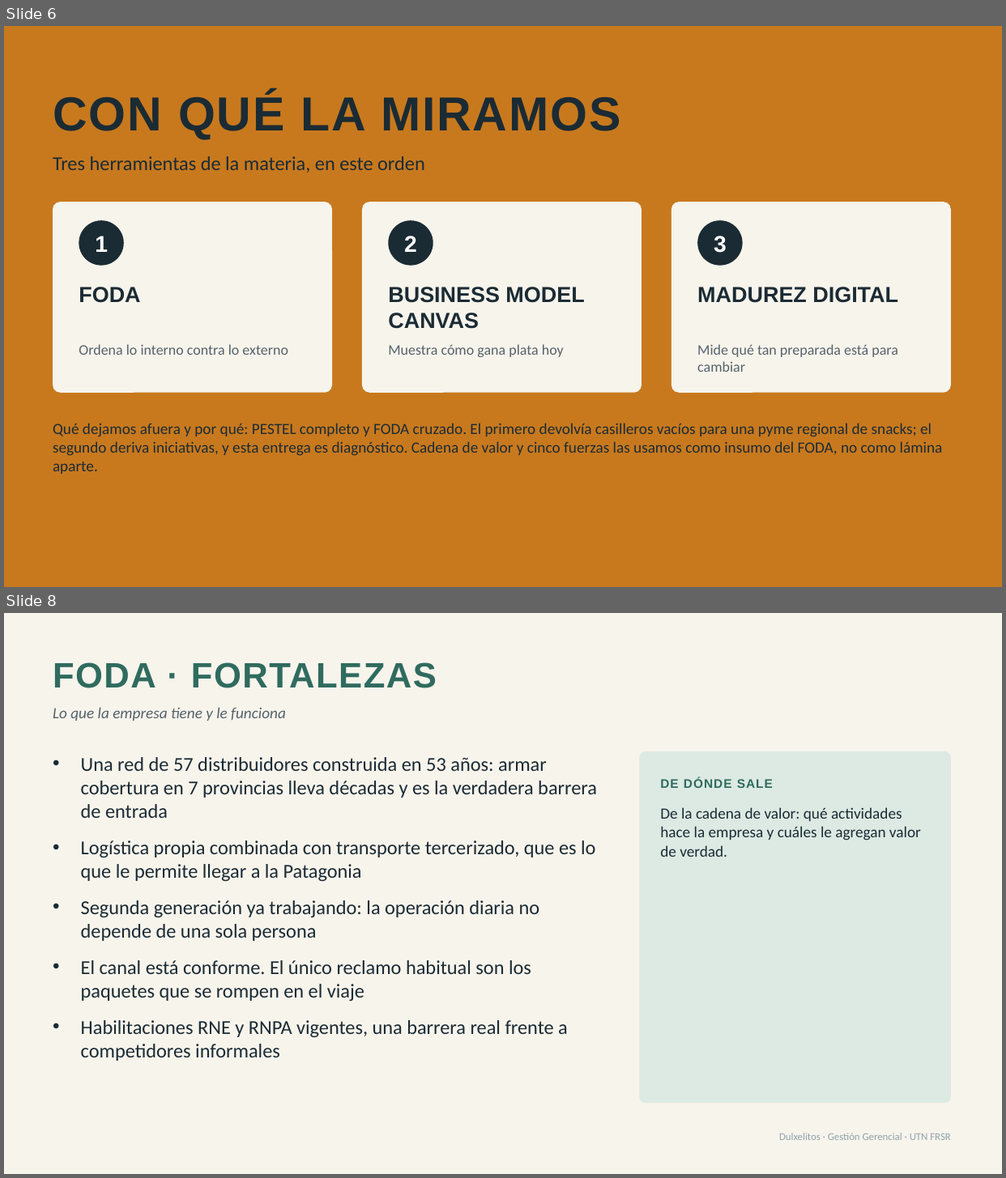
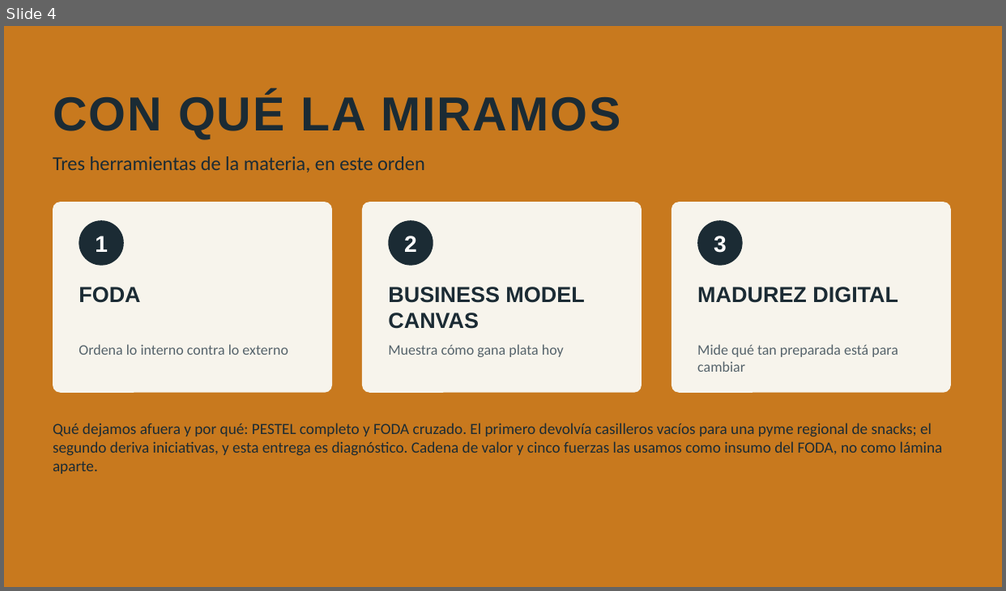
Before and after one commit to emisorato1/gestion-gerencial-2026, a slide deck: Material Campus/Proyecto Final/Proyecto/Entrega/Presentación TP Final Parte 1 - Dulxelitos.pptx. Shown one above the other, each under a label of ours: slides 6 and 8 before the commit, slide 4 after it; the slides between them are not shown. The pictures are 1006x1178 and 1006x591 pixels, drawn with LibreOffice and Linux fonts; fonts in the diff are those of the drawing. Boxes give left, top, right and bottom in pixels: in the first picture for what was removed or moved away, otherwise in the second. Text is boxed around its words. In the diff, an @@ line names an element or a change of style, - is before the commit and + after.

```diff
--- a/Material Campus/Proyecto Final/Proyecto/Entrega/Presentación TP Final Parte 1 - Dulxelitos.pptx
+++ b/Material Campus/Proyecto Final/Proyecto/Entrega/Presentación TP Final Parte 1 - Dulxelitos.pptx
@@ slide 8 removed at (4,613,1002,1174), background #F7F4EC @@
@@ text removed at (53,662,437,688) @@
-FODA · FORTALEZAS
@@ text removed at (53,707,286,721) @@
-Lo que la empresa tiene y le funciona
@@ text removed at (81,757,597,1061) @@
-• Una red de 57 distribuidores construida en 53 años: armar cobertura en 7 provincias lleva décadas y es la verdadera barrera de entrada
-• Logística propia combinada con transporte tercerizado, que es lo que le permite llegar a la Patagonia
-• Segunda generación ya trabajando: la operación diaria no depende de una sola persona
-• El canal está conforme. El único reclamo habitual son los paquetes que se rompen en el viaje
-• Habilitaciones RNE y RNPA vigentes, una barrera real frente a competidores informales
@@ rounded rectangle removed at (640,752,951,1103) @@
@@ text removed at (660,778,773,788) @@
-DE DÓNDE SALE
@@ text removed at (660,807,921,857) @@
-De la cadena de valor: qué actividades hace la empresa y cuáles le agregan valor de verdad.
@@ text removed at (779,1133,950,1140) @@
-Dulxelitos · Gestión Gerencial · UTN FRSR
@@ what was slide 6 is now slide 4 @@
```
Also in this commit, not shown: 4 slides changed, 2 slides added, 17 other slides removed, 11 other files.
